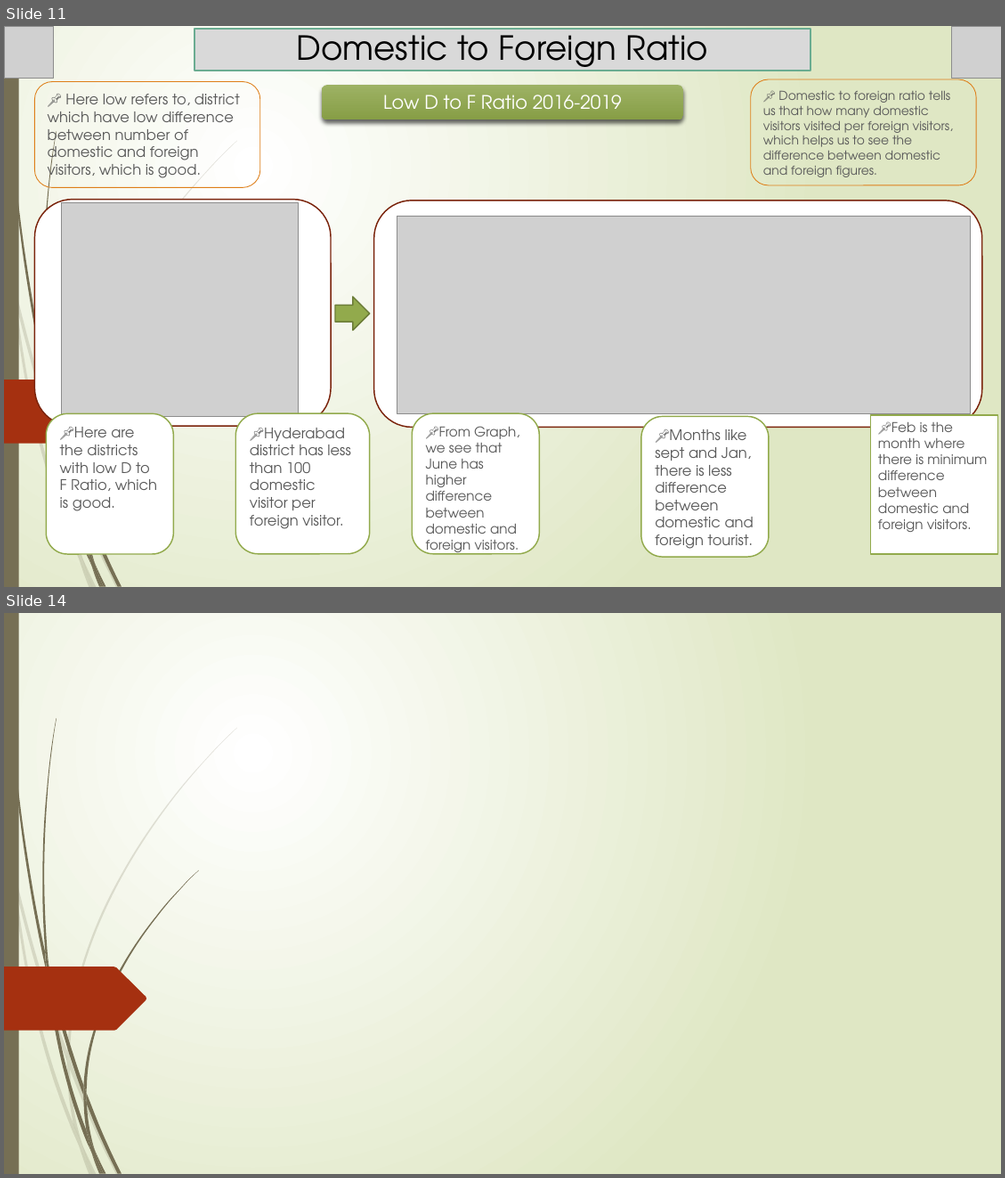
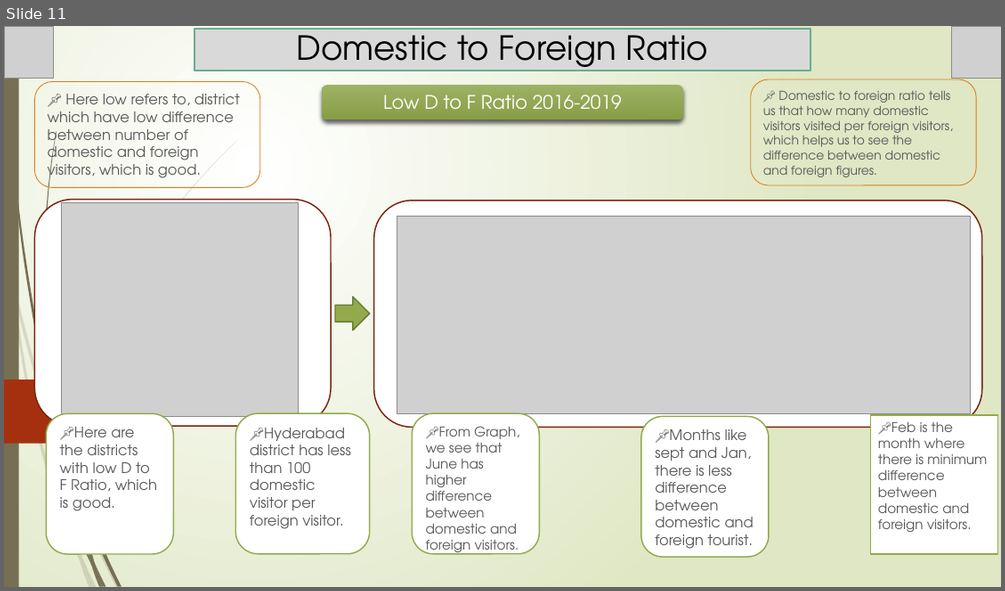
Before and after one commit to Kartik-Lohar/Telangana_Tourism, a slide deck: Tourism Challenge by Codebasics.pptx. Shown one above the other, each under a label of ours: slides 11 and 14 before the commit, slide 11 after it; the slides between them are not shown. The pictures are 1005x1178 and 1005x591 pixels, drawn with LibreOffice and Linux fonts; fonts in the diff are those of the drawing; grey boxes stand for pictures. Boxes give left, top, right and bottom in pixels: in the first picture for what was removed or moved away, otherwise in the second. Text is boxed around its words. In the diff, an @@ line names an element or a change of style, - is before the commit and + after.

```diff
--- a/Tourism Challenge by Codebasics.pptx
+++ b/Tourism Challenge by Codebasics.pptx
@@ slide 14 removed at (4,613,1001,1174), background gradient #FFFFFF to #DFE8C4; not listed: 21 template elements that a slide beside it also shows @@
@@ freeform shape removed at (45,949,52,990) @@
@@ freeform shape removed at (67,1051,70,1070) @@
@@ freeform shape removed at (83,1085,86,1103) @@
```
Also in this commit, not shown: 2 slides changed, 1 slide added.
